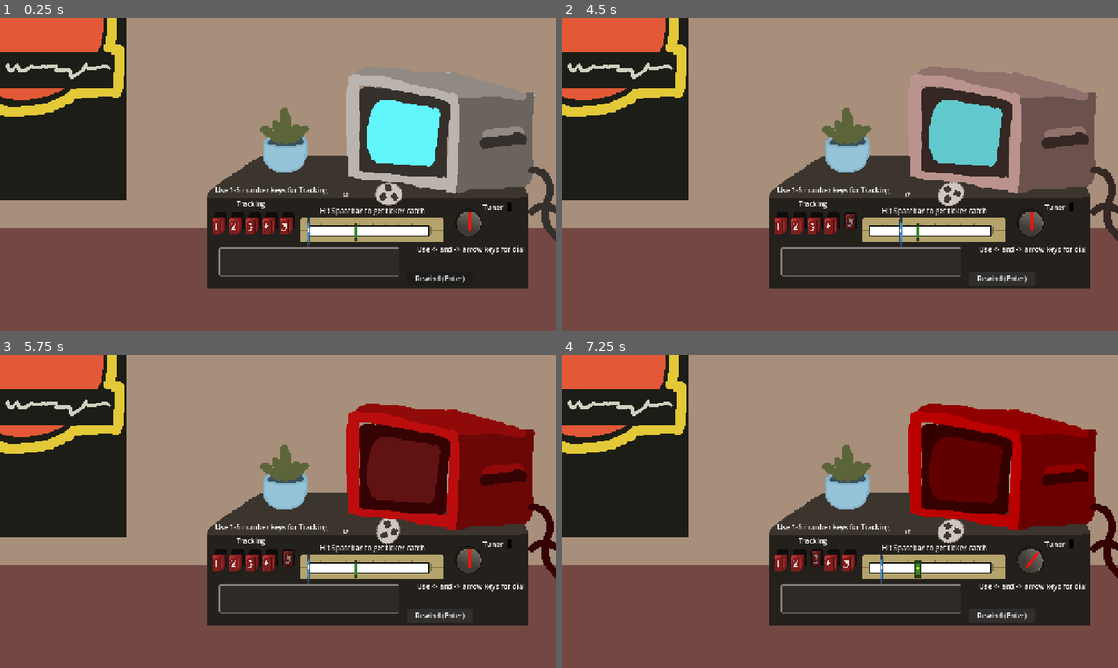
Above: before the commit, frames 1-4 (two rows, left to right).
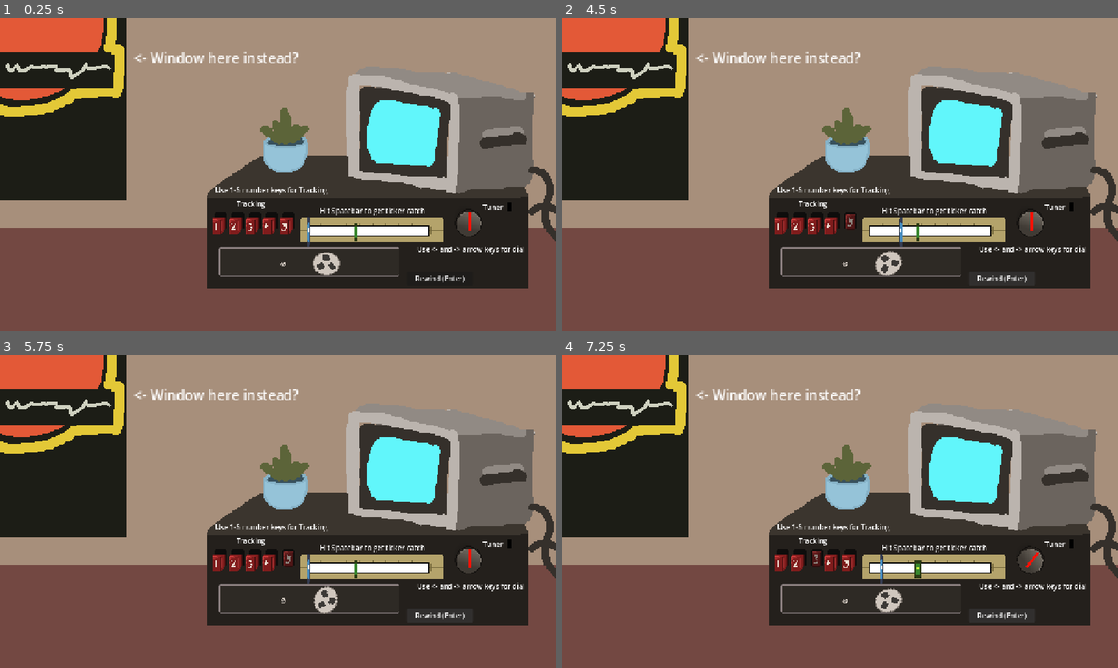
Above: after the commit, the same moments.

Repository: Sleeping-Robot-Games/video-planet
Game: Godot game, scene res://backroom/backroom.tscn
The game is run twice, just before and just after one commit, with the same random seed, the same clock (stepped at 60 frames per second) and the same inputs. This scene is started directly instead of the project's main scene. The engine's default icon, where the game draws it, is replaced by a stand-in: a white triangle on a blue panel in a dark square.
Inputs (mouse positions are in pixels of both pictures, inside the frame that each line leads up to):
- Up to frame 1 (0.25 s): no input
- Up to frame 2 (4.5 s): click (778, 224) at 0.5 s; click (801, 224) at 1.25 s; click (817, 224) at 2 s; click (834, 224) at 2.75 s; click (851, 224) at 3.5 s; click "Rewind (Enter)" at 4.25 s
- Up to frame 3 (5.75 s): click "Rewind (Enter)" at 5 s
- Up to frame 4 (7.25 s): tap Space (hit) at 5.75, 6.5 s; hold Right (dial_right) 5.78-6.53 s; tap 1 (1) at 5.85 s; tap 2 (2) at 6.05, 6.6 s; hold S (walk_down) from 6.53 s (still down); tap 3 (3) at 6.8 s

The runs differ from the first frame. In frame 1, 0.9% of the frame differs, in the area x 24-73%, y 10-83%; in frame 2, 7.1%; in frame 3, 13%; in frame 4, 13%, in the area x 24-100%, y 10-83%.

Commit message:
comment out tv color stuff and move spools

Diff:
--- a/backroom/backroom.gd
+++ b/backroom/backroom.gd
@@ -41,13 +41,13 @@
 }
 
 ## TODO: Don't use this, make it more static the further the tracking is to the ideal number
-var track_setting_tv_lookup = {
-	'1': Color.BLUE,
-	'2': Color.RED,
-	'3': Color.GREEN,
-	'4': Color.YELLOW,
-	'5': Color.DARK_VIOLET
-}
+#var track_setting_tv_lookup = {
+	#'1': Color.BLUE,
+	#'2': Color.RED,
+	#'3': Color.GREEN,
+	#'4': Color.YELLOW,
+	#'5': Color.DARK_VIOLET
+#}
 var current_ideal_track_setting
 var current_toggled_track_setting
 
@@ -287,8 +287,8 @@
 	var tick_speed_tween = create_tween()
 	tick_speed_tween.tween_property(self, 'tick_speed', VHS_DATA[vhs_phase].tick_speeds['no_zone'], 1)
 
-	var tv_state_tween = create_tween()
-	tv_state_tween.tween_property(tv, 'modulate', track_setting_tv_lookup[current_ideal_track_setting], 1)
+	#var tv_state_tween = create_tween()
+	#tv_state_tween.tween_property(tv, 'modulate', track_setting_tv_lookup[current_ideal_track_setting], 1)
 
 func start_vhs_rewind_after_fix():
 	num_of_misses = 0
@@ -298,8 +298,8 @@
 	fix_tape_button.hide()
 	rewinding = true
 	$VCR/AnimationPlayer.play('spin')
-	var tv_state_tween = create_tween()
-	tv_state_tween.tween_property(tv, 'modulate', track_setting_tv_lookup[current_ideal_track_setting], 1)
+	#var tv_state_tween = create_tween()
+	#tv_state_tween.tween_property(tv, 'modulate', track_setting_tv_lookup[current_ideal_track_setting], 1)
 
 func next_vhs_phase():
 	successful_hits = 0
@@ -318,8 +318,8 @@
 		var tick_speed_tween = create_tween()
 		tick_speed_tween.tween_property(self, 'tick_speed', VHS_DATA[vhs_phase].tick_speeds['no_zone'], 1)
 
-		var tv_state_tween = create_tween()
-		tv_state_tween.tween_property(tv, 'modulate', track_setting_tv_lookup[current_ideal_track_setting], 1)
+		#var tv_state_tween = create_tween()
+		#tv_state_tween.tween_property(tv, 'modulate', track_setting_tv_lookup[current_ideal_track_setting], 1)
 
 func _on_rewind_button_pressed() -> void:
 	init_vhs()
--- a/backroom/backroom.tscn
+++ b/backroom/backroom.tscn
@@ -219,12 +219,12 @@
 texture = ExtResource("4_2d3aw")
 
 [node name="SpoolIndicator" type="Sprite2D" parent="VCR"]
-position = Vector2(796, 406)
+position = Vector2(652.2, 566)
 scale = Vector2(0.4, 0.4)
 texture = ExtResource("6_j4ho4")
 
 [node name="SpoolIndicator2" type="Sprite2D" parent="VCR"]
-position = Vector2(895, 404)
+position = Vector2(751.2, 564)
 scale = Vector2(2, 2)
 texture = ExtResource("6_j4ho4")
 
@@ -426,6 +426,14 @@
 scale = Vector2(2, 2)
 texture = ExtResource("21_j8cxi")
 
+[node name="Postertest2" type="Label" parent="."]
+offset_left = 308.0
+offset_top = 69.0
+offset_right = 498.0
+offset_bottom = 92.0
+scale = Vector2(2, 2)
+text = "<- Window here instead?"
+
 [connection signal="pressed" from="FixTapeButton" to="." method="_on_fix_tape_button_pressed"]
 [connection signal="pressed" from="VCR/RewindButton" to="." method="_on_rewind_button_pressed"]
 [connection signal="area_entered" from="VCR/Ticker/Path2D/HitzonePathFollow2D/HitZone/Area2D" to="." method="_on_hitzone_area_2d_area_entered"]
